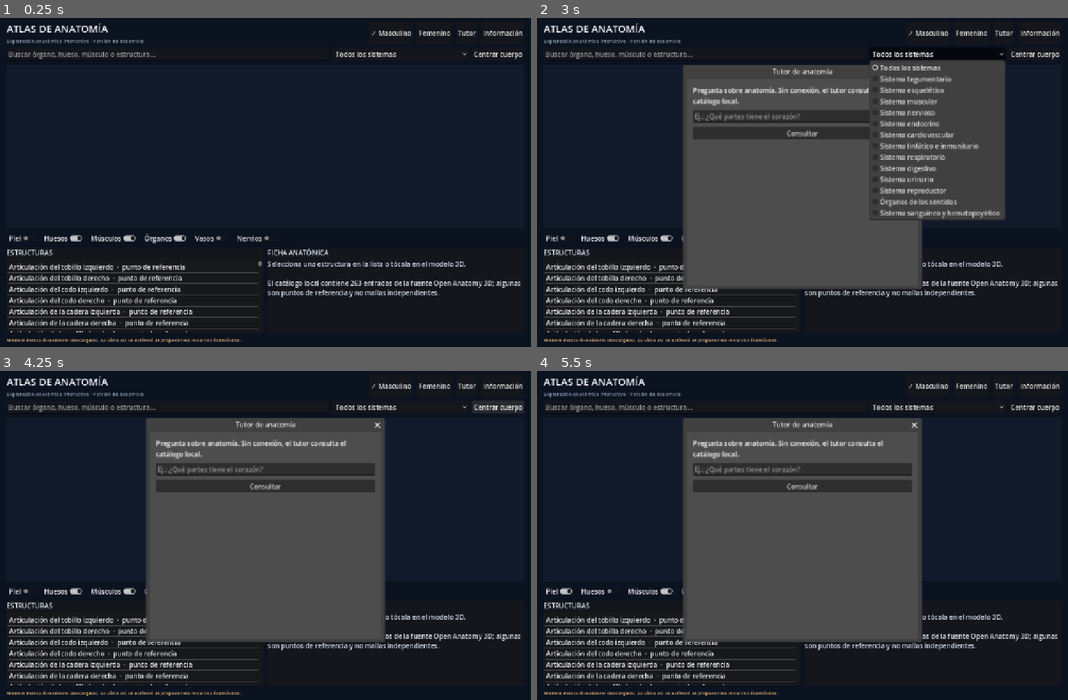
Above: before the commit, frames 1-4 (two rows, left to right).
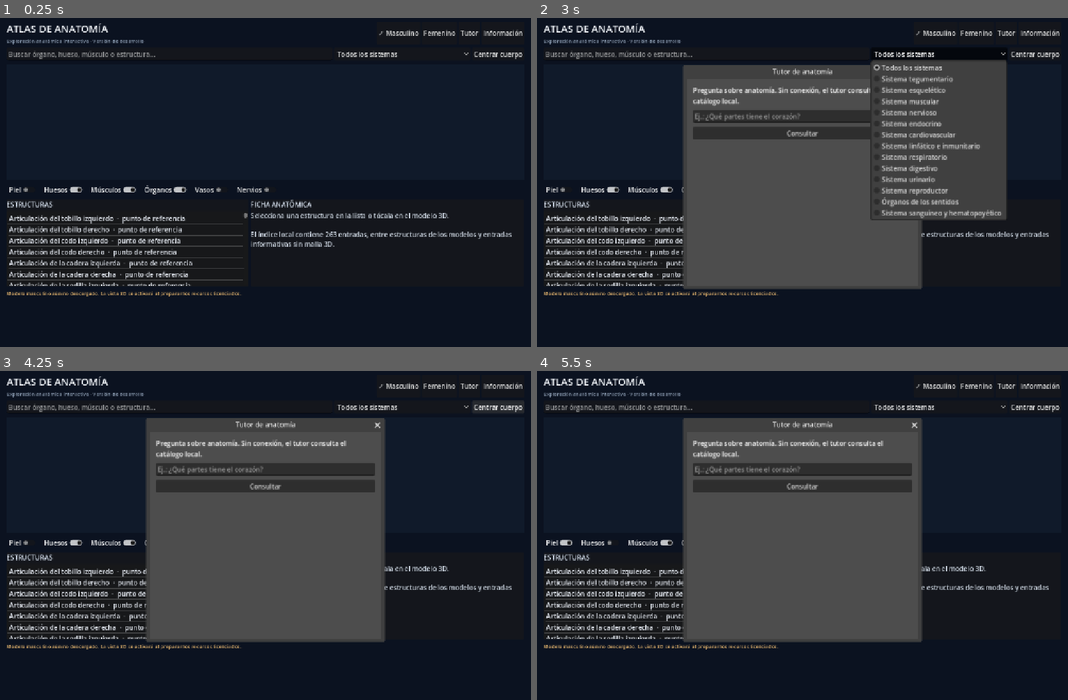
Above: after the commit, the same moments.

Repository: Roxell44444/Atlas-de-Anatomia
Game: Godot game, scene res://scenes/Main.tscn
Two runs of this game, one before a commit and one after it. Both use one fixed random seed, a clock stepped at 60 frames per second and the inputs below.
Inputs:
- Up to frame 1 (0.25 s): no input
- Up to frame 2 (3 s): click "Tutor" at 0.5 s; click "Información" at 1.25 s; click "OK" at 2 s; click "Todos los sistemas" at 2.75 s
- Up to frame 3 (4.25 s): click "Centrar cuerpo" at 3.5 s
- Up to frame 4 (5.5 s): click "Piel" at 4.25 s; click "Huesos" at 5 s

The runs differ from the first frame. In frame 1, 10% of the frame differs, in the area x 1-98%, y 3-99%; in frame 2, 9.2%; in frame 3, 7.3%; in frame 4, 7.3%.

Commit message:
ui: make atlas responsive and display honest system coverage metrics

Diff:
--- a/scripts/main.gd
+++ b/scripts/main.gd
@@ -56,11 +56,18 @@
 	margin.add_theme_constant_override("margin_bottom", 12)
 	add_child(margin)
 
+	var scroll := ScrollContainer.new()
+	scroll.size_flags_horizontal = Control.SIZE_EXPAND_FILL
+	scroll.size_flags_vertical = Control.SIZE_EXPAND_FILL
+	scroll.horizontal_scroll_mode = ScrollContainer.SCROLL_MODE_DISABLED
+	margin.add_child(scroll)
+
 	var layout := VBoxContainer.new()
+	layout.size_flags_horizontal = Control.SIZE_EXPAND_FILL
 	layout.add_theme_constant_override("separation", 8)
-	margin.add_child(layout)
-
-	var header := HBoxContainer.new()
+	scroll.add_child(layout)
+
+	var header := HFlowContainer.new()
 	header.add_theme_constant_override("separation", 10)
 	layout.add_child(header)
 
@@ -95,12 +102,13 @@
 	about_button.pressed.connect(_show_about)
 	header.add_child(about_button)
 
-	var toolbar := HBoxContainer.new()
+	var toolbar := HFlowContainer.new()
 	toolbar.add_theme_constant_override("separation", 8)
 	layout.add_child(toolbar)
 
 	search_box = LineEdit.new()
 	search_box.placeholder_text = "Buscar órgano, hueso, músculo o estructura…"
+	search_box.custom_minimum_size.x = 220
 	search_box.size_flags_horizontal = Control.SIZE_EXPAND_FILL
 	search_box.text_changed.connect(_on_search_changed)
 	toolbar.add_child(search_box)
@@ -158,13 +166,13 @@
 	viewer.model_status_changed.connect(_on_model_status_changed)
 	viewport.add_child(viewer)
 
-	var lower := HBoxContainer.new()
+	var lower := HFlowContainer.new()
 	lower.custom_minimum_size = Vector2(0, 205)
 	lower.add_theme_constant_override("separation", 10)
 	layout.add_child(lower)
 
 	var list_panel := PanelContainer.new()
-	list_panel.custom_minimum_size.x = 235
+	list_panel.custom_minimum_size = Vector2(245, 210)
 	list_panel.size_flags_horizontal = Control.SIZE_EXPAND_FILL
 	lower.add_child(list_panel)
 	var list_box := VBoxContainer.new()
@@ -182,6 +190,7 @@
 	list_box.add_child(item_list)
 
 	var detail_panel := PanelContainer.new()
+	detail_panel.custom_minimum_size = Vector2(320, 210)
 	detail_panel.size_flags_horizontal = Control.SIZE_EXPAND_FILL
 	lower.add_child(detail_panel)
 	var detail_box := VBoxContainer.new()
@@ -231,8 +240,11 @@
 		viewer.load_body(mode)
 		_apply_default_layers()
 	_refresh_list()
-	if selected_key in catalog.by_key:
+	if selected_key in visible_keys:
 		_update_detail(catalog.get_entry(selected_key))
+	else:
+		selected_key = ""
+		_save_progress()
 	if save:
 		_save_progress()
 
@@ -286,8 +298,10 @@
 	if selected_key in visible_keys:
 		var index := visible_keys.find(selected_key)
 		item_list.select(index)
+	elif active_system == "all":
+		_set_detail_text("Selecciona una estructura en la lista o tócala en el modelo 3D.\n\nEl índice local contiene " + str(catalog.entries.size()) + " entradas, entre estructuras de los modelos y entradas informativas sin malla 3D.")
 	else:
-		_set_detail_text("Selecciona una estructura en la lista o tócala en el modelo 3D.\n\nEl catálogo local contiene " + str(catalog.entries.size()) + " entradas de la fuente Open Anatomy 3D; algunas son puntos de referencia y no mallas independientes.")
+		_show_system_overview(active_system)
 
 func _show_system_overview(system_id: String) -> void:
 	for system in catalog.systems:
@@ -296,12 +310,16 @@
 		var title := str(system.get("name_es", system_id))
 		var description := str(system.get("description", ""))
 		var count := int(system.get("catalog_entries", 0))
-		var status := str(system.get("coverage_status", "not_yet_catalogued"))
-		var text_value := "[font_size=19][b]" + _escape_bbcode(title) + "[/b][/font_size]\\n"
-		text_value += _escape_bbcode(description) + "\\n\\n"
-		text_value += "[b]Entradas indexadas:[/b] " + str(count) + "\\n"
-		text_value += "[b]Estado:[/b] " + _escape_bbcode(status) + "\\n"
-		text_value += "[color=#e6bd76]La cobertura de este sistema todavía es parcial. Las estructuras sin ficha ampliada se marcarán y completarán con fuentes verificadas.[/color]"
+		var mesh_count := int(system.get("mesh_entries", 0))
+		var info_count := int(system.get("info_only_entries", 0))
+		var detail_count := int(system.get("detailed_entries", 0))
+		var text_value := "[font_size=19][b]" + _escape_bbcode(title) + "[/b][/font_size]\n"
+		text_value += _escape_bbcode(description) + "\n\n"
+		text_value += "[b]Entradas indexadas:[/b] " + str(count) + "\n"
+		text_value += "[b]Estructuras con malla de origen:[/b] " + str(mesh_count) + "\n"
+		text_value += "[b]Entradas informativas sin malla:[/b] " + str(info_count) + "\n"
+		text_value += "[b]Fichas profundas aprobadas:[/b] " + str(detail_count) + "\n\n"
+		text_value += "[color=#e6bd76]La cobertura es parcial. Las entradas sin malla no se pueden seleccionar en 3D, y las fichas profundas deben completarse con fuentes y licencias verificadas.[/color]"
 		_set_detail_text(text_value)
 		return
 	_set_detail_text("No se encontró información del sistema seleccionado.")
